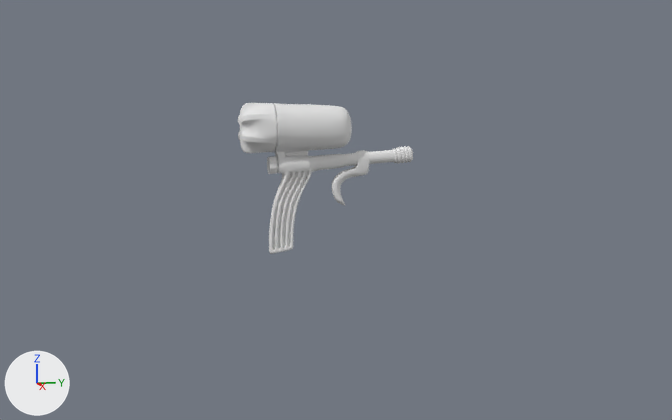
The Blender file RayGun.blend: old version first, new version second.
Before and after are seen from a camera (50 mm lens) standing at (38.0, -7.2, 1.1) and looking at (0.5, 1.5, -3.4). Arrows for +X, +Y and +Z are at lower left; the lights stay in place.
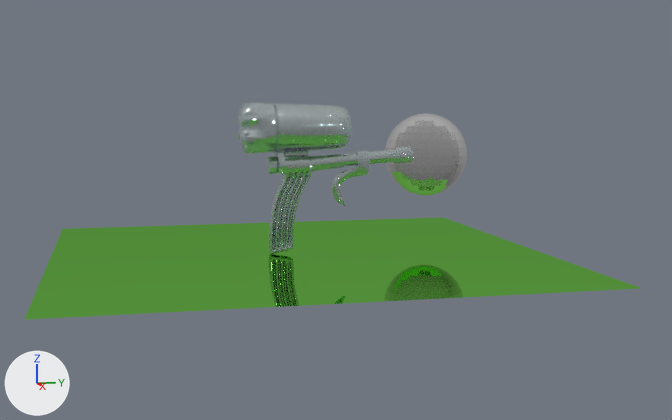
The newer file is also turned or shifted as a whole; pictures and numbers use the older file's frame.

Boxes [x1, y1, x2, y2] around the edits, measured in the pictures (672 x 420 px):
'Plane', added
    after: [24, 217, 642, 320]
'Circle', recoloured
    both: [238, 103, 413, 254]
'Sphere', added
    after: [385, 113, 467, 195]

Edits to the bpy script that builds the scene:
```text
Change mat_material:
    remove # nodes: BsdfDiffuse, OutputMaterial
    nodes: BsdfAnisotropic x2, BsdfDiffuse, MixShader x2, OutputMaterial
    colours: cyan #bce7e7
Add mat_material_001:
    mat_material_001 = bpy.data.materials.new('Material.001')
    mat_material_001.use_nodes = True; mat_material_001.node_tree.nodes.clear()
    _N = mat_material_001.node_tree.nodes; _L = mat_material_001.node_tree.links
    n0 = _N.new('ShaderNodeOutputMaterial'); n0.name = 'Material Output'
    n1 = _N.new('ShaderNodeBsdfAnisotropic'); n1.name = 'Glossy BSDF'
    n1.distribution = 'GGX'
    n1.inputs[0].default_value = (0.255, 0.8, 0.124, 1.0)  # 'Color', green #8ae763
    n1.inputs[1].default_value = 0.0  # 'Roughness'
    _L.new(n1.outputs[0], n0.inputs[0])  # 'BSDF' to 'Surface'
Add mat_material_002:
    mat_material_002 = bpy.data.materials.new('Material.002')
    mat_material_002.use_nodes = True; mat_material_002.node_tree.nodes.clear()
    _N = mat_material_002.node_tree.nodes; _L = mat_material_002.node_tree.links
    n0 = _N.new('ShaderNodeOutputMaterial'); n0.name = 'Material Output'
    n1 = _N.new('ShaderNodeBsdfGlass'); n1.name = 'Glass BSDF'
    n1.distribution = 'BECKMANN'
    n1.inputs[0].default_value = (0.8, 0.8, 0.8, 1.0)  # 'Color', white #e7e7e7
    n1.inputs[1].default_value = 0.113  # 'Roughness'
    n1.inputs[2].default_value = 0.8  # 'IOR'
    _L.new(n1.outputs[0], n0.inputs[0])  # 'BSDF' to 'Surface'
Add me_plane:
    me_plane.from_pydata([(-1.0, -1.0, 0.0), (1.0, -1.0, 0.0), (-1.0, 1.0, 0.0), (1.0, 1.0, 0.0)], [], [(0, 1, 3, 2)])
    me_plane.materials.append(mat_material_001)
Add me_sphere:
    me_sphere.from_pydata(...)  # a UV sphere (32 segments, 16 rings, poles along z) spanning x -1.0..1.0, y -1.0..1.0, z -1.0..1.0
    me_sphere.materials.append(mat_material_002)
Add ob_plane:
    ob_plane = bpy.data.objects.new('Plane', me_plane)
    ob_plane.location = (0.0, 0.0, -5.23)
    ob_plane.scale = (10.0, 10.0, 1.0)
Add ob_sphere:
    ob_sphere = bpy.data.objects.new('Sphere', me_sphere)
    ob_sphere.location = (-5.33, 7.39, -1.5)
    ob_sphere.scale = (2.0, 2.0, 2.0)
```
